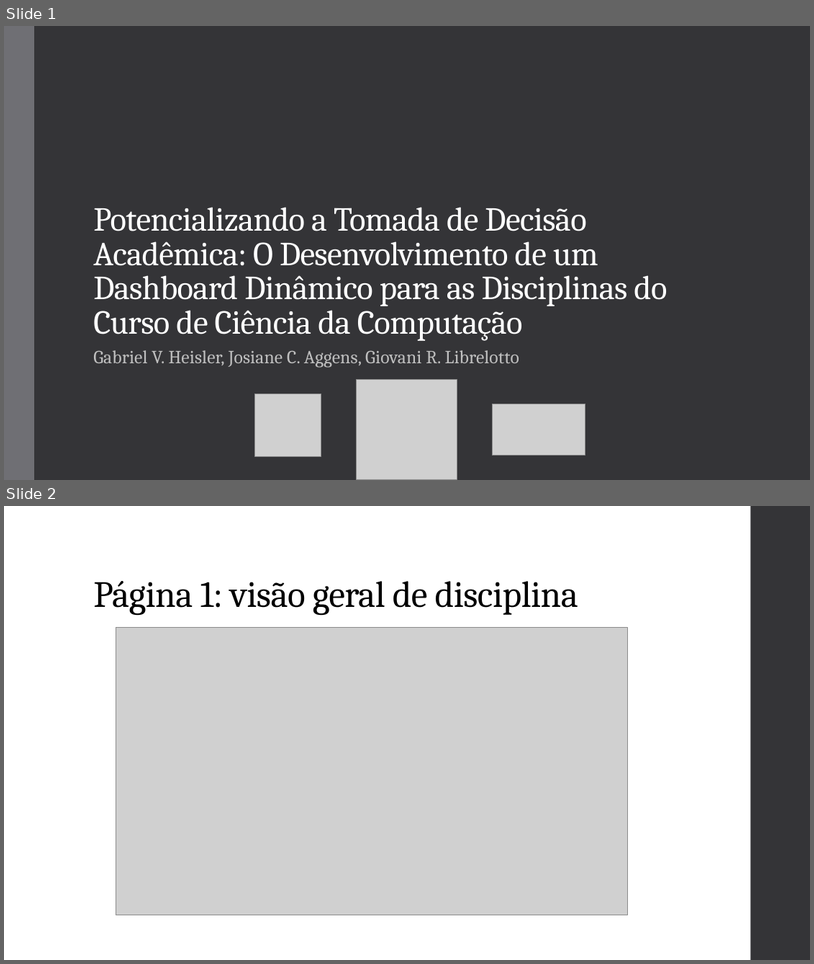
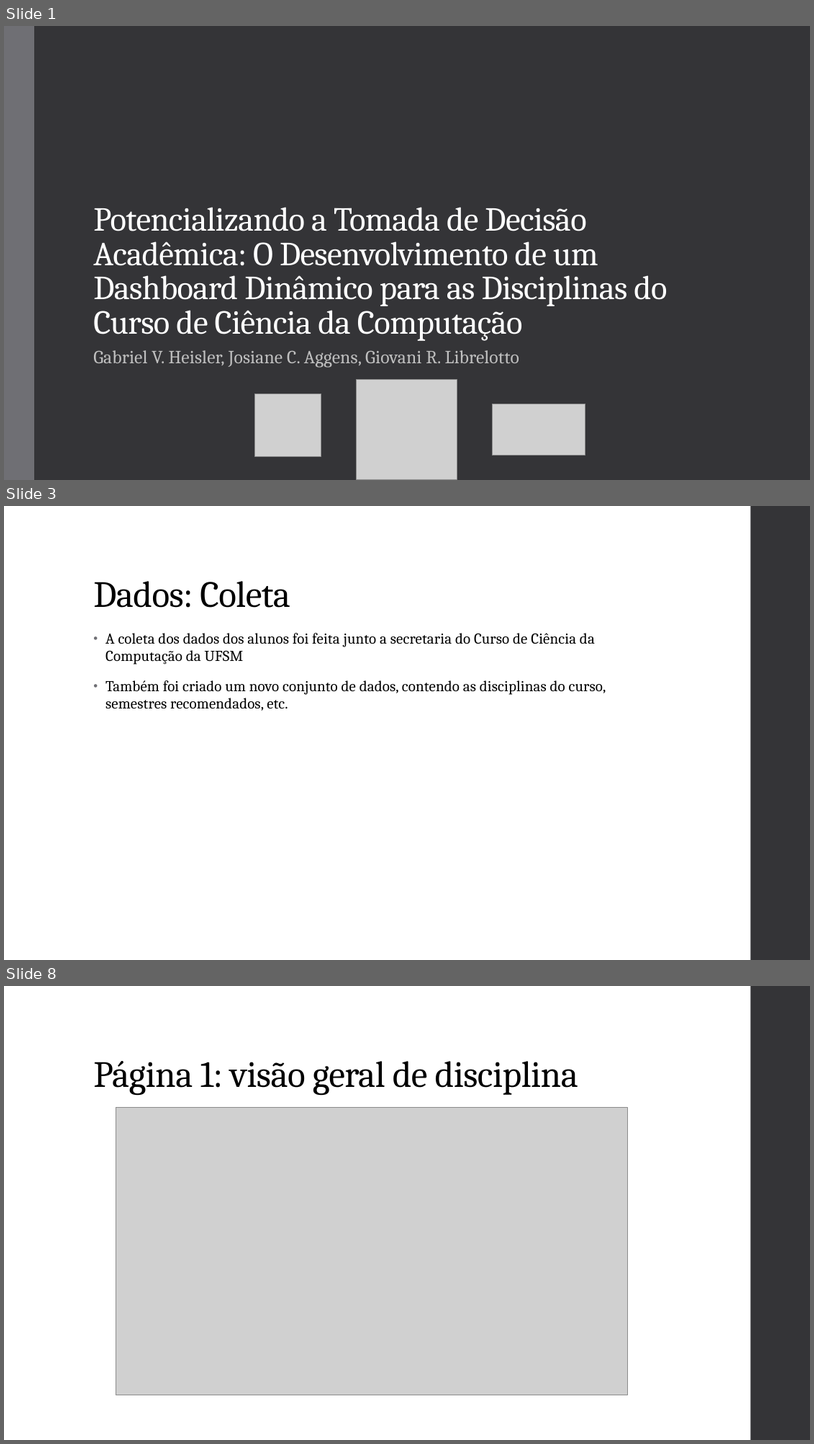
Before and after one commit to gvheisler/dashboard-disciplinas, a slide deck: presentation/presentation.pptx. Shown one above the other, each under a label of ours: slides 1 and 2 before the commit, slides 1, 3 and 8 after it; the slides between them are not shown. The pictures are 814x964 and 814x1444 pixels, drawn with LibreOffice and Linux fonts; fonts in the diff are those of the drawing; grey boxes stand for pictures. Boxes give left, top, right and bottom in pixels: in the first picture for what was removed or moved away, otherwise in the second. Text is boxed around its words. In the diff, an @@ line names an element or a change of style, - is before the commit and + after.

```diff
--- a/presentation/presentation.pptx
+++ b/presentation/presentation.pptx
@@ slide 3 added at (4,506,810,960), background #FFFFFF; not listed: 1 template element that a slide beside it also shows @@
@@ title added at (93,581,291,608), 44 pt, text #000000 @@
+Dados: Coleta
@@ text added at (106,633,607,710), 18 pt, text #000000 @@
+• A coleta dos dados dos alunos foi feita junto a secretaria do Curso de Ciência da Computação da UFSM
+• Também foi criado um novo conjunto de dados, contendo as disciplinas do curso, semestres recomendados, etc.
@@ what was slide 2 is now slide 8 @@
```
Also in this commit, not shown: 9 other slides added, 1 other file.
